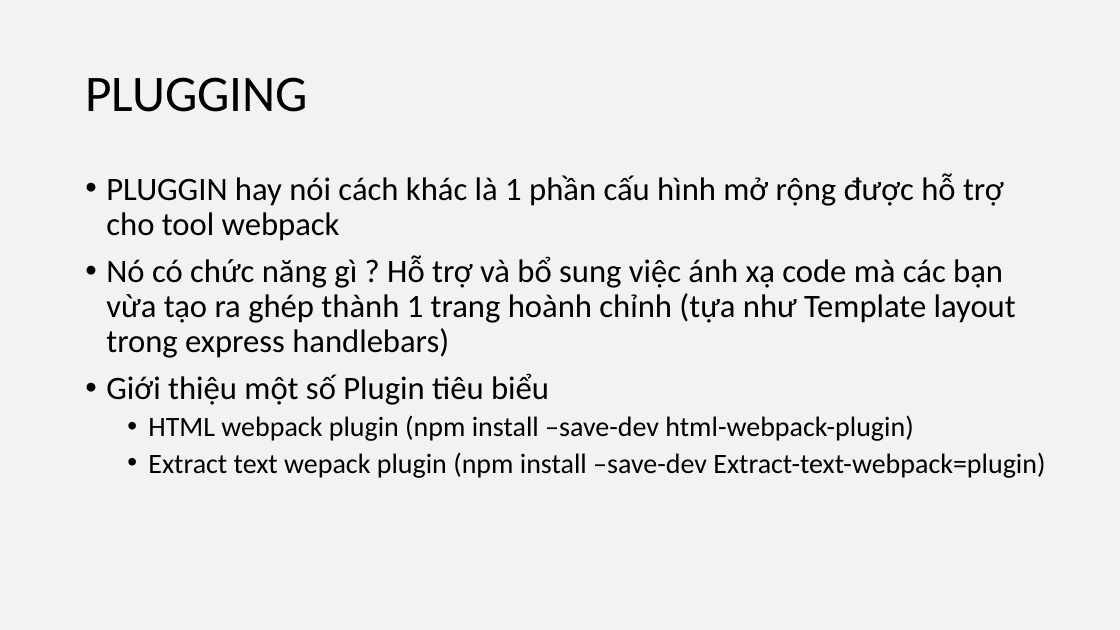
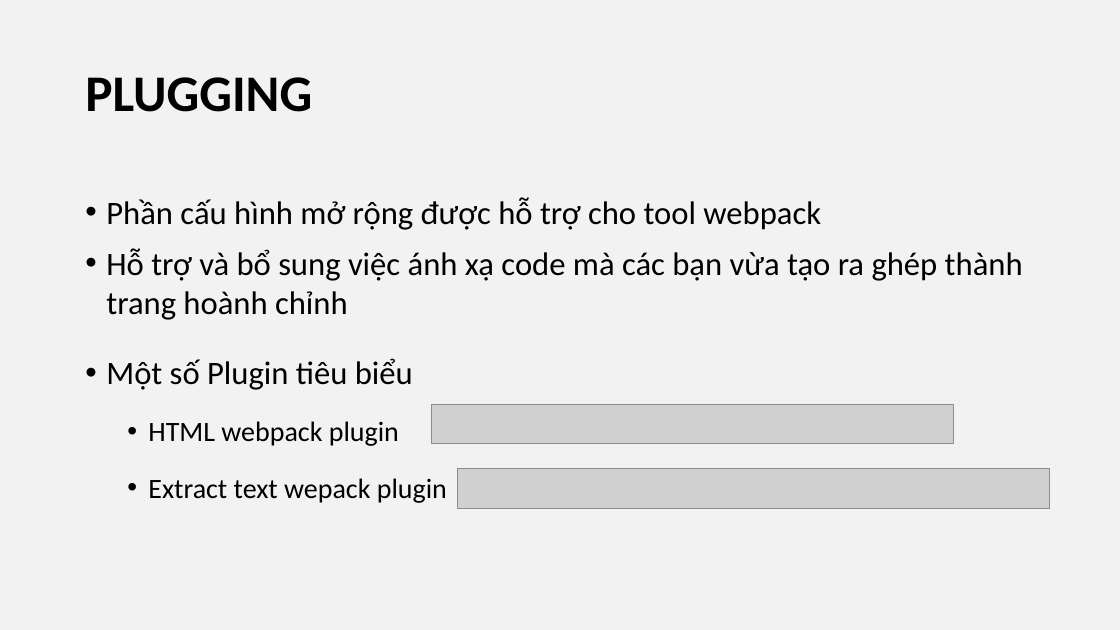
Before and after one commit to UDPT-2017/seminar-webpack-1412193-1412169, a slide deck: slide 14 of Sildewebpack.pptx. Drawn at 1120x630 pixels with LibreOffice and Linux fonts; fonts in the diff are those of the drawing; grey boxes stand for pictures. Boxes give left, top, right and bottom in pixels: in the first picture for what was removed or moved away, otherwise in the second. Text is boxed around its words. In the diff, an @@ line names an element or a change of style, - is before the commit and + after.

Commit message:
slide được cập nhật-hiền

```diff
--- a/Sildewebpack.pptx
+++ b/Sildewebpack.pptx
@@ title "PLUGGING" at [85,77,312,112]: bold on @@
@@ text at [106,197,1023,503]: text changed @@
-• PLUGGIN hay nói cách khác là 1 phần cấu hình mở rộng được hỗ trợ cho tool webpack
-• Nó có chức năng gì ? Hỗ trợ và bổ sung việc ánh xạ code mà các bạn vừa tạo ra ghép thành 1 trang hoành chỉnh (tựa như Template layout trong express handlebars)
-• Giới thiệu một số Plugin tiêu biểu
-  • HTML webpack plugin (npm install –save-dev html-webpack-plugin)
-  • Extract text wepack plugin (npm install –save-dev Extract-text-webpack=plugin)
+• Phần cấu hình mở rộng được hỗ trợ cho tool webpack
+• Hỗ trợ và bổ sung việc ánh xạ code mà các bạn vừa tạo ra ghép thành trang hoành chỉnh
+• Một số Plugin tiêu biểu
+  • HTML webpack plugin
+  • Extract text wepack plugin
@@ picture added at [432,404,954,443] @@
@@ picture added at [457,468,1050,508] @@
```
Also in this commit, not shown: 11 other slides changed.
